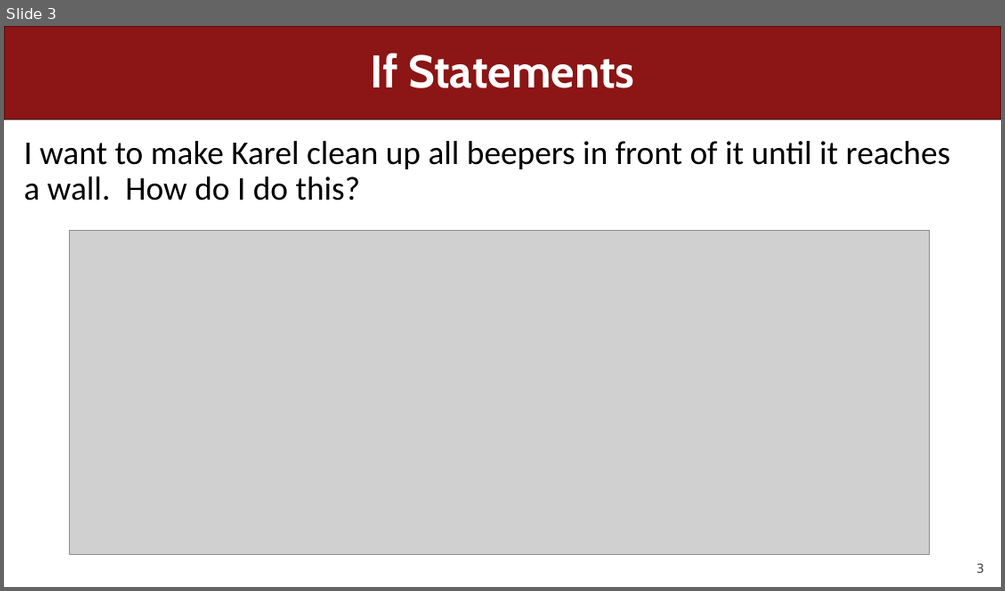
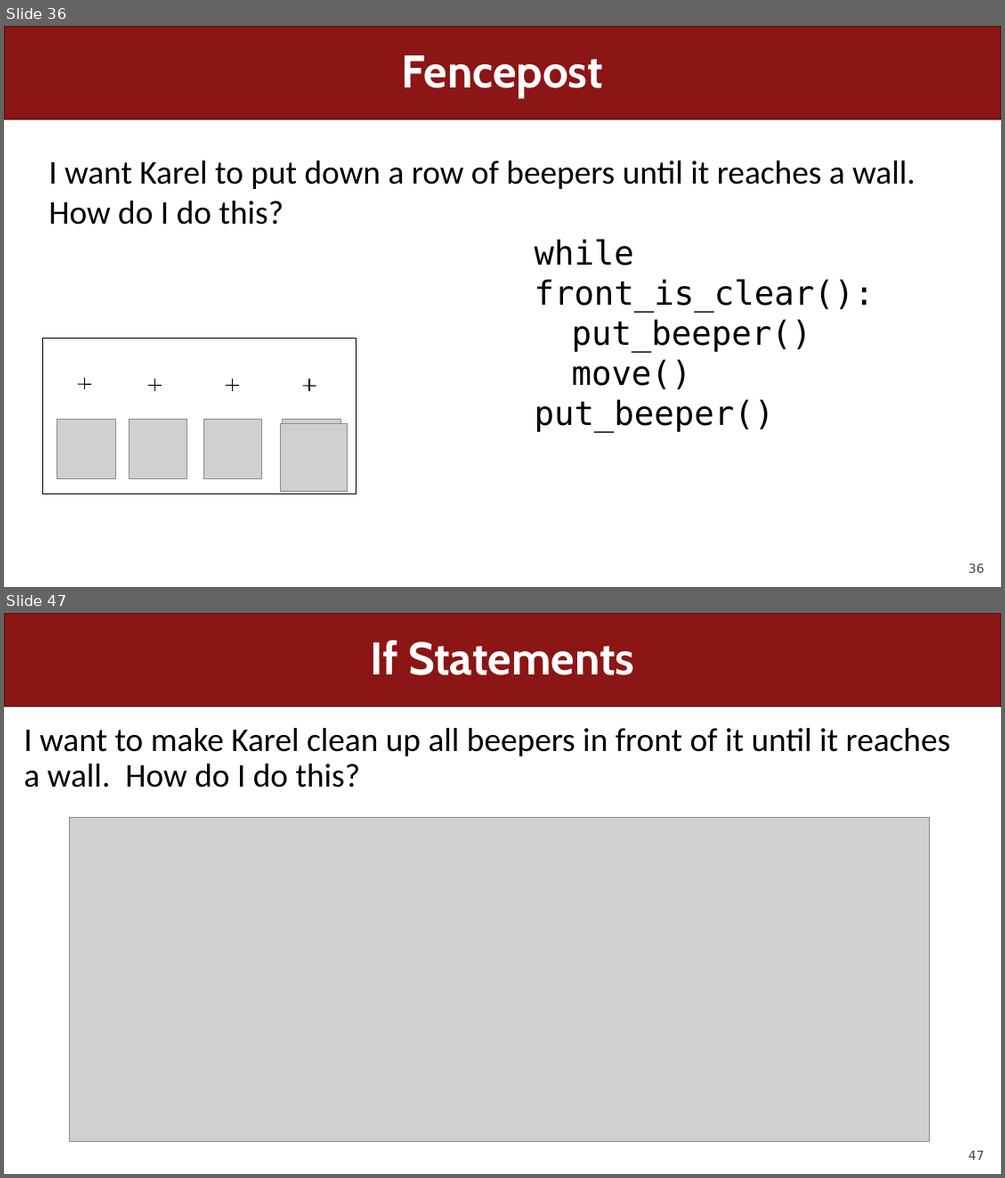
Before and after one commit to csbridge/csbridge2020, a slide deck: docs/slides/Lecture3.pptx. Shown one above the other, each under a label of ours: slide 3 before the commit, slides 36 and 47 after it; the slides between them are not shown. The pictures are 1005x591 and 1005x1178 pixels, drawn with LibreOffice and Linux fonts; fonts in the diff are those of the drawing; grey boxes stand for pictures. Boxes give left, top, right and bottom in pixels: in the first picture for what was removed or moved away, otherwise in the second. Text is boxed around its words. In the diff, an @@ line names an element or a change of style, - is before the commit and + after.

```diff
--- a/docs/slides/Lecture3.pptx
+++ b/docs/slides/Lecture3.pptx
@@ slide 36 added at [4,26,1001,587], background #FFFFFF; not listed: 2 template elements that a slide beside it also shows @@
@@ title added at [402,55,604,97], 44 pt, text #FFFFFF, bold @@
+Fencepost
@@ text added at [48,160,915,224], 32 pt, text #000000 @@
+I want Karel to put down a row of beepers until it reaches a wall. How do I do this?
@@ text added at [534,239,874,432], 32 pt, text #000000 @@
+while front_is_clear():
+put_beeper()
+move()
+put_beeper()
@@ rectangle added at [43,338,356,494], outline #000000 0.5 pt @@
@@ line added from (78, 384) to (91, 384), #000000 1 pt @@
@@ line added from (85, 378) to (85, 389), #000000 1 pt @@
@@ line added from (148, 385) to (162, 385), #000000 1 pt @@
@@ line added from (155, 378) to (155, 391), #000000 1 pt @@
@@ line added from (226, 385) to (239, 385), #000000 1 pt @@
@@ line added from (232, 378) to (232, 391), #000000 1 pt @@
@@ line added from (302, 386) to (316, 386), #000000 1 pt @@
@@ line added from (309, 379) to (309, 391), #000000 1 pt @@
@@ picture added at [57,419,115,479] @@
@@ picture added at [129,418,187,478] @@
@@ picture added at [203,418,262,478] @@
@@ picture added at [280,424,347,491] @@
@@ picture added at [283,418,340,478] @@
@@ what was slide 3 is now slide 47 @@
@@ page number at [968,1151,984,1159]: text changed @@
-3
+47
```
Also in this commit, not shown: 3 slides changed, 49 other slides added, 2 other files.
